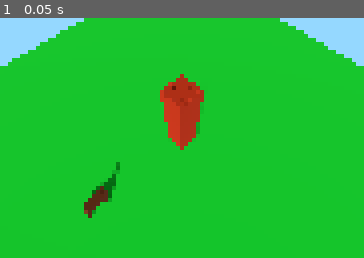
Above: before the commit, frame 1.
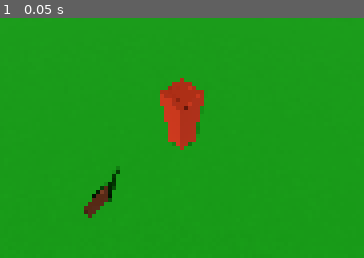
Above: after the commit, the same moment.

Repository: mjviljan/godot4-3d-camera-movement-template
Game: Godot game, scene res://World.tscn
Two runs of this game, one before a commit and one after it. Both use one fixed random seed, a clock stepped at 60 frames per second and the inputs below.
Inputs:
- Up to frame 1 (0.05 s): no input

The runs differ from the first frame. In frame 1, 98% of the frame differs, in the area x 0-100%, y 0-100%.

Commit message:
Add grass texture to ground

Diff:
--- a/World.tscn
+++ b/World.tscn
@@ -1,5 +1,6 @@
 [gd_scene load_steps=18 format=3 uid="uid://bfbk11yyfp26g"]
 
+[ext_resource type="Texture2D" uid="uid://bp5o720q6wtlo" path="res://assets/textures/grass_texture.png" id="1_0vsg7"]
 [ext_resource type="Script" path="res://camera.gd" id="1_y6do3"]
 [ext_resource type="Material" uid="uid://hlxfcdqxrxoy" path="res://assets/materials/tower_material.tres" id="2_5wtb3"]
 [ext_resource type="Script" path="res://player.gd" id="2_qvh51"]
@@ -13,14 +14,13 @@
 background_color = Color(0.585638, 0.848637, 1, 1)
 ambient_light_source = 2
 
-[sub_resource type="StandardMaterial3D" id="StandardMaterial3D_a8yqh"]
-albedo_color = Color(0, 1, 0.196078, 1)
+[sub_resource type="StandardMaterial3D" id="StandardMaterial3D_3fx3b"]
+albedo_texture = ExtResource("1_0vsg7")
+uv1_scale = Vector3(8, 8, 8)
 
-[sub_resource type="BoxMesh" id="BoxMesh_cmw4b"]
-material = SubResource("StandardMaterial3D_a8yqh")
-size = Vector3(100, 1, 100)
-
-[sub_resource type="Skin" id="Skin_ho81v"]
+[sub_resource type="PlaneMesh" id="PlaneMesh_e4eaw"]
+material = SubResource("StandardMaterial3D_3fx3b")
+size = Vector2(150, 150)
 
 [sub_resource type="BoxMesh" id="BoxMesh_onkxt"]
 material = ExtResource("2_5wtb3")
@@ -54,14 +54,11 @@
 [node name="Sun" type="DirectionalLight3D" parent="."]
 transform = Transform3D(0.881691, -3.15317e-07, 0.471827, -0.285653, 0.795907, 0.533792, -0.375531, -0.605419, 0.701744, 0, 25, 0)
 shadow_enabled = true
-shadow_opacity = 0.79
 sky_mode = 1
 
-[node name="Ground" type="Node3D" parent="."]
-
-[node name="GroundBox" type="MeshInstance3D" parent="Ground"]
-mesh = SubResource("BoxMesh_cmw4b")
-skin = SubResource("Skin_ho81v")
+[node name="Ground" type="MeshInstance3D" parent="."]
+transform = Transform3D(1, 2.98023e-08, 0, 2.98023e-08, 1, 0, 2.98023e-08, 5.96046e-08, 1, 4.76837e-07, 0, -9.53674e-07)
+mesh = SubResource("PlaneMesh_e4eaw")
 
 [node name="Camera" type="Camera3D" parent="." node_paths=PackedStringArray("target")]
 transform = Transform3D(0.707107, -0.5, 0.5, 0, 0.707107, 0.707107, -0.707107, -0.5, 0.5, 35, 75, 35)
@@ -74,11 +71,11 @@
 [node name="Tower" type="Node3D" parent="."]
 
 [node name="TowerBody" type="MeshInstance3D" parent="Tower"]
-transform = Transform3D(1, 0, 0, 0, 1, 0, 0, 0, 1, 0, 7, 0)
+transform = Transform3D(1, 0, 0, 0, 1, 0, 0, 0, 1, 0, 6, 0)
 mesh = SubResource("BoxMesh_onkxt")
 
 [node name="TowerTop" type="MeshInstance3D" parent="Tower"]
-transform = Transform3D(1, 0, 0, 0, 1, 0, 0, 0, 1, 0, 15, 0)
+transform = Transform3D(1, 0, 0, 0, 1, 0, 0, 0, 1, 0, 14, 0)
 mesh = SubResource("BoxMesh_dha3x")
 
 [node name="TowerCorner1" type="MeshInstance3D" parent="Tower/TowerTop"]
@@ -118,11 +115,11 @@
 script = ExtResource("2_qvh51")
 
 [node name="Body" type="MeshInstance3D" parent="Player"]
-transform = Transform3D(1, 0, 0, 0, 1, 0, 0, 0, 1, 0, 3.3, 0)
+transform = Transform3D(1, 0, 0, 0, 1, 0, 0, 0, 1, 0, 2.3, 0)
 mesh = SubResource("BoxMesh_4tifw")
 
 [node name="Neck" type="MeshInstance3D" parent="Player"]
-transform = Transform3D(1, 0, 0, 0, 1, 0, 0, 0, 1, 0, 4.9, -2.5)
+transform = Transform3D(1, 0, 0, 0, 1, 0, 0, 0, 1, 0, 3.9, -2.5)
 mesh = SubResource("BoxMesh_ojt1t")
 
 [node name="Snout" type="MeshInstance3D" parent="Player/Neck"]
@@ -138,21 +135,21 @@
 mesh = ExtResource("6_10fa0")
 
 [node name="LegFrontLeft" type="MeshInstance3D" parent="Player"]
-transform = Transform3D(1, 0, 0, 0, 1, 0, 0, 0, 1, -0.6, 1.5, -2.2)
+transform = Transform3D(1, 0, 0, 0, 1, 0, 0, 0, 1, -0.6, 0.5, -2.2)
 mesh = ExtResource("7_uvsn1")
 
 [node name="LegFrontRight" type="MeshInstance3D" parent="Player"]
-transform = Transform3D(1, 0, 0, 0, 1, 0, 0, 0, 1, 0.6, 1.5, -2.2)
+transform = Transform3D(1, 0, 0, 0, 1, 0, 0, 0, 1, 0.6, 0.5, -2.2)
 mesh = ExtResource("7_uvsn1")
 
 [node name="LegBackLeft" type="MeshInstance3D" parent="Player"]
-transform = Transform3D(1, 0, 0, 0, 1, 0, 0, 0, 1, -0.6, 1.5, 2.2)
+transform = Transform3D(1, 0, 0, 0, 1, 0, 0, 0, 1, -0.6, 0.5, 2.2)
 mesh = ExtResource("7_uvsn1")
 
 [node name="LegBackRight" type="MeshInstance3D" parent="Player"]
-transform = Transform3D(1, 0, 0, 0, 1, 0, 0, 0, 1, 0.6, 1.5, 2.2)
+transform = Transform3D(1, 0, 0, 0, 1, 0, 0, 0, 1, 0.6, 0.5, 2.2)
 mesh = ExtResource("7_uvsn1")
 
 [node name="Tail" type="MeshInstance3D" parent="Player"]
-transform = Transform3D(1, 0, 0, 0, 0.788, 0.615675, 0, -0.615675, 0.788, 0, 3.7, 2.6)
+transform = Transform3D(1, 0, 0, 0, 0.788, 0.615675, 0, -0.615675, 0.788, 0, 2.7, 2.6)
 mesh = SubResource("BoxMesh_73ba0")
Binary file added: assets/textures/grass_texture.png
Not shown, added: assets/textures/grass_texture.png.import
